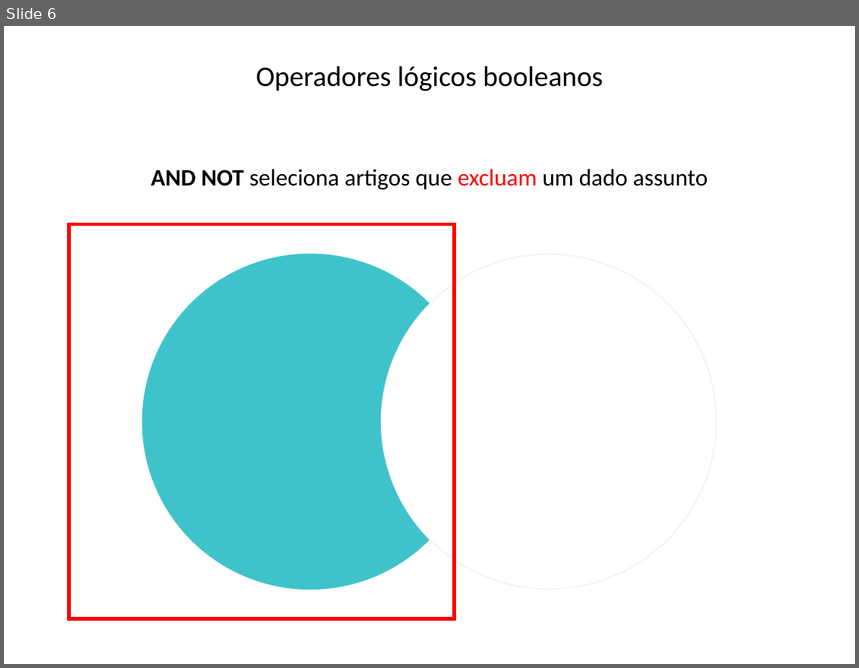
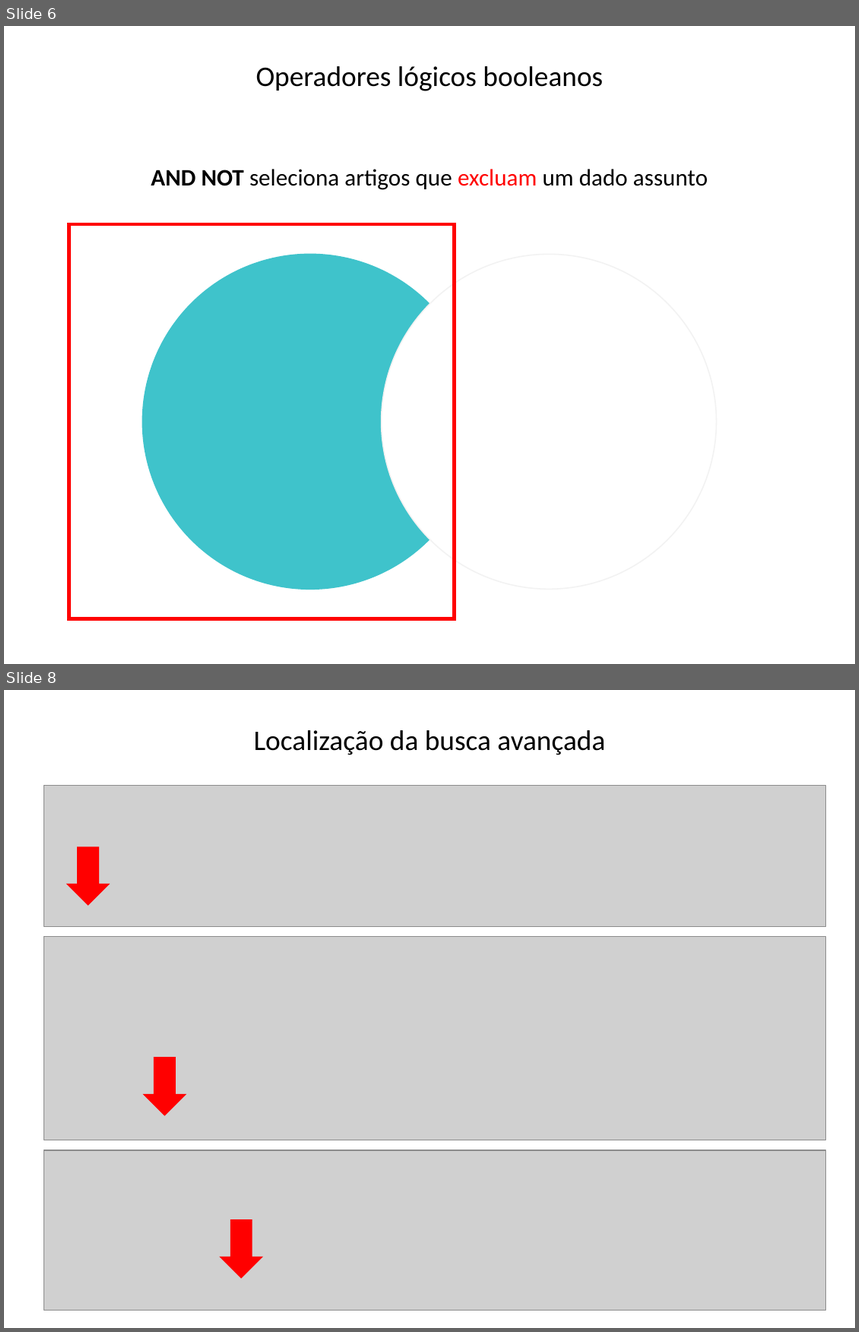
Before and after one commit to lpmor22/docs, a slide deck: slides/informatica_tcc.pptx. Shown one above the other, each under a label of ours: slide 6 before the commit, slides 6 and 8 after it; the slides between them are not shown. The pictures are 859x668 and 859x1332 pixels, drawn with LibreOffice and Linux fonts; fonts in the diff are those of the drawing; grey boxes stand for pictures. Boxes give left, top, right and bottom in pixels: in the first picture for what was removed or moved away, otherwise in the second. Text is boxed around its words. In the diff, an @@ line names an element or a change of style, - is before the commit and + after.

```diff
--- a/slides/informatica_tcc.pptx
+++ b/slides/informatica_tcc.pptx
@@ slide 8 added at (4,690,855,1328), background #FFFFFF @@
@@ text added at (254,730,605,755), 24 pt, text #000000 @@
+Localização da busca avançada
@@ picture added at (44,785,826,926) @@
@@ down arrow added at (66,847,110,905), fill #FF0000 @@
@@ picture added at (44,937,826,1141) @@
@@ down arrow added at (143,1057,187,1116), fill #FF0000 @@
@@ picture added at (44,1151,826,1310) @@
@@ down arrow added at (219,1220,264,1278), fill #FF0000 @@
```
Also in this commit, not shown: 3 slides changed, 5 other slides added, 1 slide removed.
